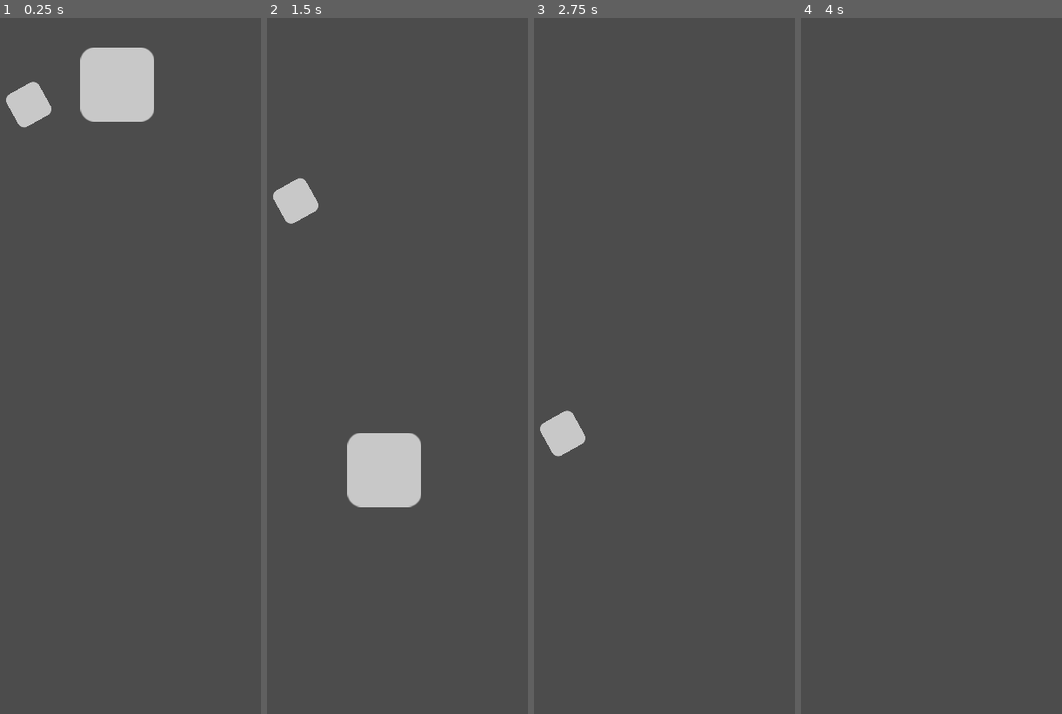
Above: before the commit, frames 1-4 (left to right).
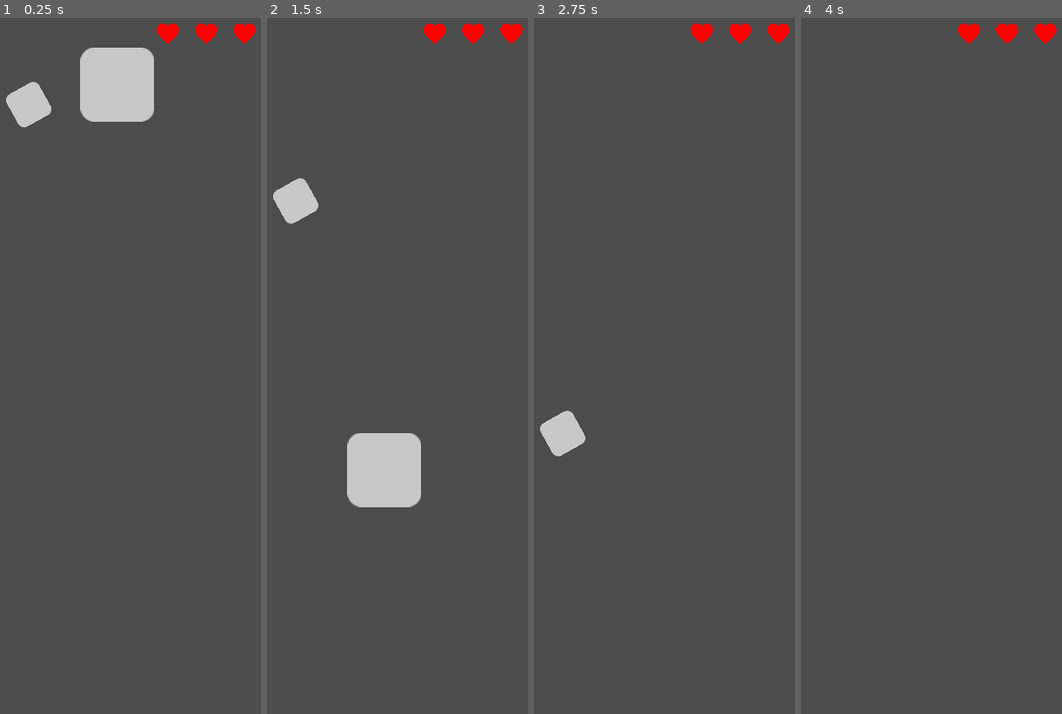
Above: after the commit, the same moments.

Repository: EmilienLeroy/FallingSquare
Game: Godot game, scene res://main.tscn
The game is run twice, just before and just after one commit, with the same random seed, the same clock (stepped at 60 frames per second) and the same inputs.
Inputs (mouse positions are in pixels of both pictures, inside the frame that each line leads up to):
- Up to frame 1 (0.25 s): no input
- Up to frame 2 (1.5 s): move the mouse to (384, 122) at 0.52 s; click (384, 122) at 0.67 s; move the mouse to (295, 171) at 1.27 s; click (295, 171) at 1.42 s
- Up to frame 3 (2.75 s): move the mouse to (674, 212) at 2.02 s; click (674, 212) at 2.17 s
- Up to frame 4 (4 s): move the mouse to (894, 505) at 2.77 s; click (894, 505) at 2.92 s; move the mouse to (1004, 470) at 3.52 s; click (1004, 470) at 3.67 s

The runs differ from the first frame. In frame 1, 0.5% of the frame differs, in the area x 60-98%, y 0-4%; in frame 2, 0.5%; in frame 3, 0.5%; in frame 4, 0.5%.

Commit message:
✨ Add life bar

Diff:
--- /dev/null
+++ b/components/heart.gd
@@ -0,0 +1,22 @@
+extends MarginContainer
+
+onready var sprite = $Sprite;
+export var alive = true setget set_alive, get_alive
+var alive_color = Color8(255, 0, 0);
+var dead_color = Color8(0, 0, 0);
+
+func set_alive(a):
+	var color =  alive_color if alive else dead_color;
+	update_color(color);
+	alive = a;
+
+func get_alive():
+	return alive;
+
+func _ready():
+	update_color(Color8(255, 0, 0))
+	pass
+
+func update_color(color):
+	sprite.material = sprite.material.duplicate()
+	sprite.material.set_shader_param("color", color)
--- /dev/null
+++ b/components/heart.tscn
@@ -0,0 +1,33 @@
+[gd_scene load_steps=5 format=2]
+
+[ext_resource path="res://assets/icons/heart.png" type="Texture" id=1]
+[ext_resource path="res://components/heart.gd" type="Script" id=2]
+
+[sub_resource type="Shader" id=2]
+code = "shader_type canvas_item;
+
+uniform vec4 color : hint_color;
+
+void fragment() {
+    COLOR.rgb = color.rgb;
+    COLOR.a = texture(TEXTURE, UV).a;
+}"
+
+[sub_resource type="ShaderMaterial" id=1]
+shader = SubResource( 2 )
+shader_param/color = null
+
+[node name="MarginContainer" type="MarginContainer"]
+margin_right = 40.0
+margin_bottom = 40.0
+custom_constants/margin_right = 20
+custom_constants/margin_top = 20
+custom_constants/margin_left = 20
+custom_constants/margin_bottom = 20
+script = ExtResource( 2 )
+
+[node name="Sprite" type="Sprite" parent="."]
+material = SubResource( 1 )
+position = Vector2( 21, 20 )
+scale = Vector2( 0.3, 0.3 )
+texture = ExtResource( 1 )
--- /dev/null
+++ b/components/life.gd
@@ -0,0 +1,44 @@
+extends MarginContainer;
+
+var Heart = preload("res://components/heart.tscn");
+
+export var hearts = 3;
+
+func _ready():
+	for heart in hearts:
+		$Hearts.add_child(create_heart(heart))
+
+	pass
+
+func create_heart(id):
+	var heart = Heart.instance();
+	heart.set_name('heart_' + String(id));
+	return heart;
+
+func enable_heart(id):
+	var heart = $Hearts.get_node('heart_' + String(id));
+
+	if (!heart):
+		return;
+
+	heart.alive = true;
+
+func disable_heart(id):
+	var heart = $Hearts.get_node('heart_' + String(id));
+
+	if (!heart):
+		return;
+
+	heart.alive = false;
+
+func add_heart():
+	hearts = hearts + 1;
+	enable_heart(hearts);
+
+func remove_heart():
+	hearts = hearts - 1;
+
+	if (hearts <= 0):
+		return;
+
+	disable_heart(hearts);
--- /dev/null
+++ b/components/life.tscn
@@ -0,0 +1,14 @@
+[gd_scene load_steps=2 format=2]
+
+[ext_resource path="res://components/life.gd" type="Script" id=2]
+
+[node name="Life" type="MarginContainer"]
+anchor_left = 1.0
+anchor_right = 1.0
+margin_left = -132.0
+margin_bottom = 42.0
+script = ExtResource( 2 )
+
+[node name="Hearts" type="HBoxContainer" parent="."]
+margin_right = 132.0
+margin_bottom = 42.0
--- /dev/null
+++ b/main.gd
@@ -0,0 +1,4 @@
+extends Node2D
+
+func _ready():
+	pass
--- a/main.tscn
+++ b/main.tscn
@@ -1,9 +1,12 @@
-[gd_scene load_steps=3 format=2]
+[gd_scene load_steps=5 format=2]
 
 [ext_resource path="res://components/square.tscn" type="PackedScene" id=1]
 [ext_resource path="res://components/zone.tscn" type="PackedScene" id=2]
+[ext_resource path="res://components/life.tscn" type="PackedScene" id=3]
+[ext_resource path="res://main.gd" type="Script" id=4]
 
 [node name="Node2D" type="Node2D"]
+script = ExtResource( 4 )
 
 [node name="Item2" parent="." instance=ExtResource( 1 )]
 position = Vector2( 190, 65 )
@@ -16,3 +19,9 @@
 rotation = -0.507891
 scale = Vector2( 0.5, 0.5 )
 gravity = 100
+
+[node name="Life" parent="." instance=ExtResource( 3 )]
+anchor_left = 0.0
+anchor_right = 0.0
+margin_left = 227.0
+margin_right = 359.0
